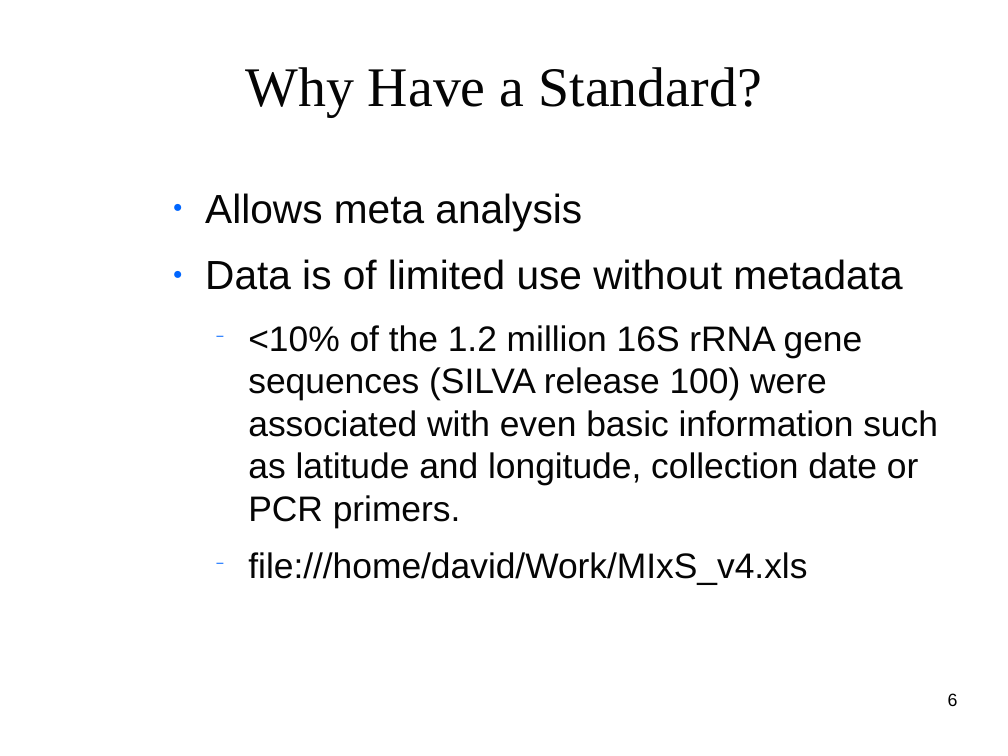
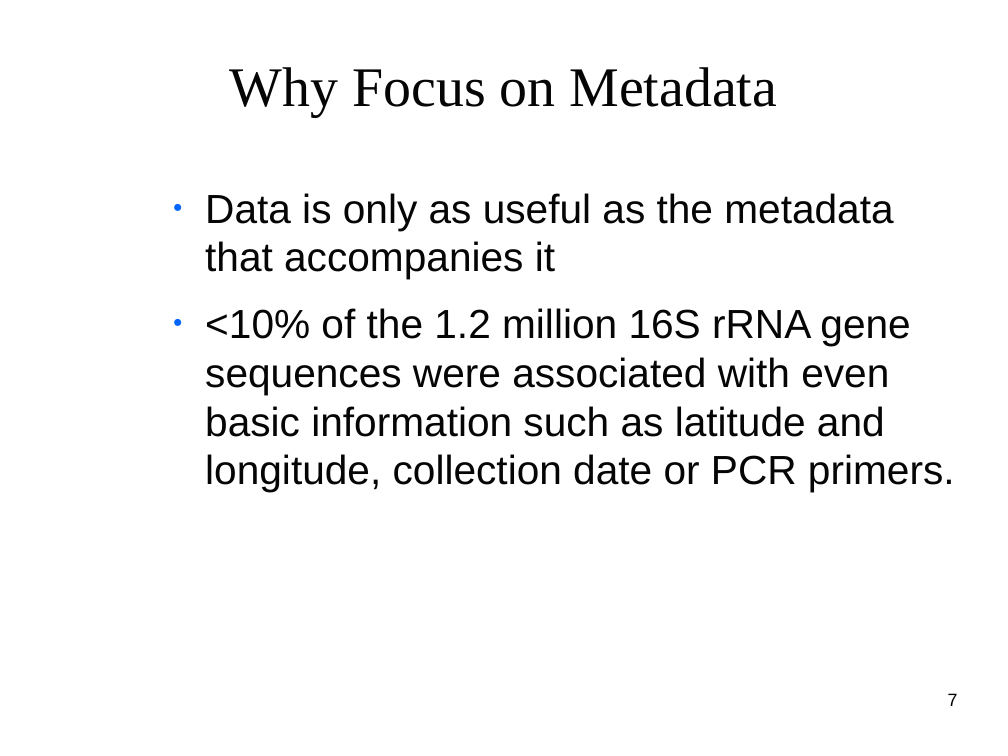
Before and after one commit to clemente-lab/mmeds-meta, a slide deck: slide 7 of sql/mmeds.odp (slide 6 before the commit). Drawn at 1008x756 pixels with LibreOffice and Linux fonts; fonts in the diff are those of the drawing; background and template pictures are left out. Boxes give left, top, right and bottom in pixels: in the first picture for what was removed or moved away, otherwise in the second. Text is boxed around its words. In the diff, an @@ line names an element or a change of style, - is before the commit and + after.

Commit message:
Enhancement additional analysis (#129)
* Added group composition to qiime2 analysis

* Added taxa level analysis

* Setup creationg of child tool

* initial test of sub-analysis working

* initial test of sub-analysis working

* Something weird with qiime2

* Got child analysis spawning to work

* Old tests passing

* Working on automatic child spawning during analysis

* Issue testing multiple child analyses

* Updated test_analysis

* Updates to tool.py

* update for minerva

* cannot start processes

* Qiime1 sub analysis working

* see if it will pass on travis

* longer wait time

* Updated analysis to take less time

* Adding script for importing dataset

* first draft of script

* Some updates

* BufGix in util

* Test travis how long will it take

* UPdate datadir names

* Removed sub analysis from tests

* UPdate selection of sub analysis

* Working on improving analysis

* Updates for minerva job submission

* Tests should finally be passing

* Updated summary to load modules from mmeds_dir

* updaate queue

* Fixed issue with test_analysis.py

* Adding back coveragerc

```diff
--- a/sql/mmeds.odp
+++ b/sql/mmeds.odp
@@ title at (x1=230, y1=67, x2=778, y2=117): text changed @@
-Why Have a Standard?
+Why Focus on Metadata
@@ text at (x1=205, y1=193, x2=955, y2=492): text changed; size 27.9 to 32 pt @@
-● Allows meta analysis
-● Data is of limited use without metadata
-  − <10% of the 1.2 million 16S rRNA gene sequences (SILVA release 100) were associated with even basic information such as latitude and longitude, collection date or PCR primers.
-  − file:///home/david/Work/MIxS_v4.xls
+● Data is only as useful as the metadata that accompanies it
+● <10% of the 1.2 million 16S rRNA gene sequences were associated with even basic information such as latitude and longitude, collection date or PCR primers.
@@ page number at (x1=948, y1=693, x2=958, y2=706): text changed @@
-6
+7
```
Also in this commit, not shown: 6 other slides changed, 4 slides added, 3 slides removed, 25 other files.
